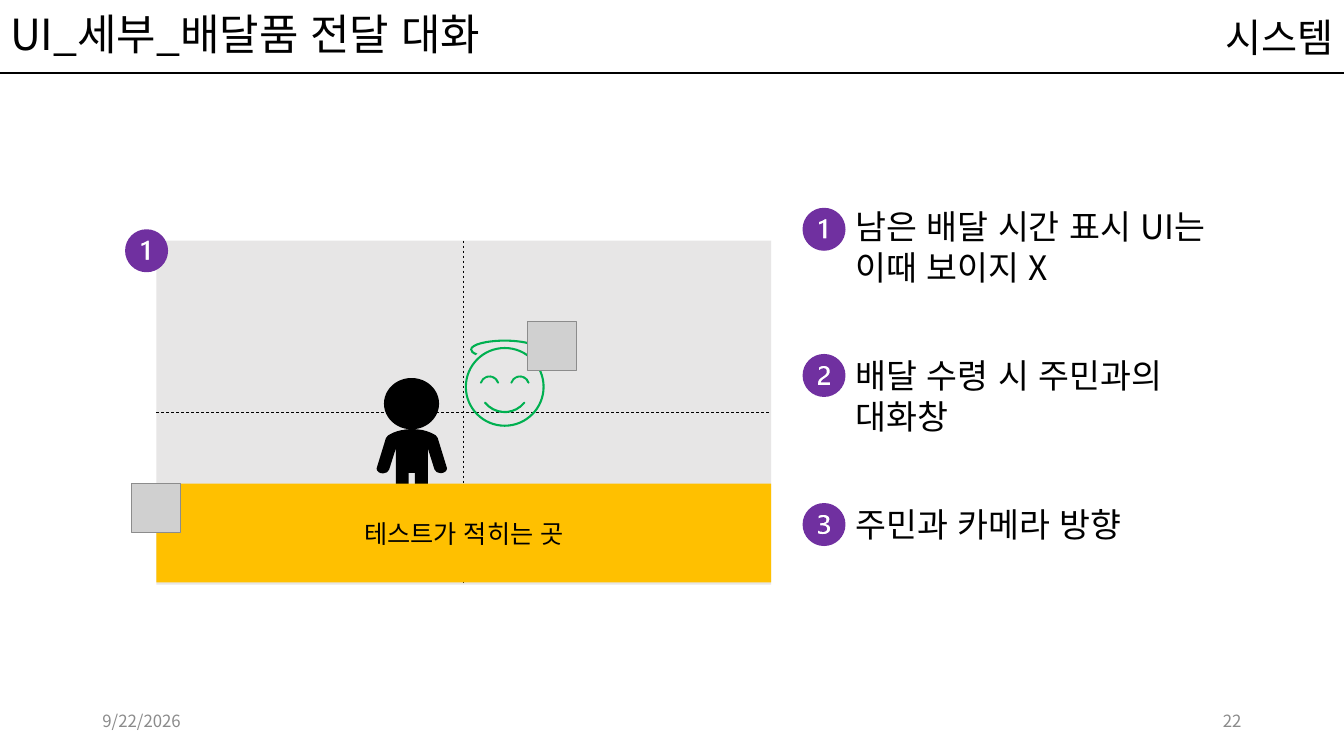
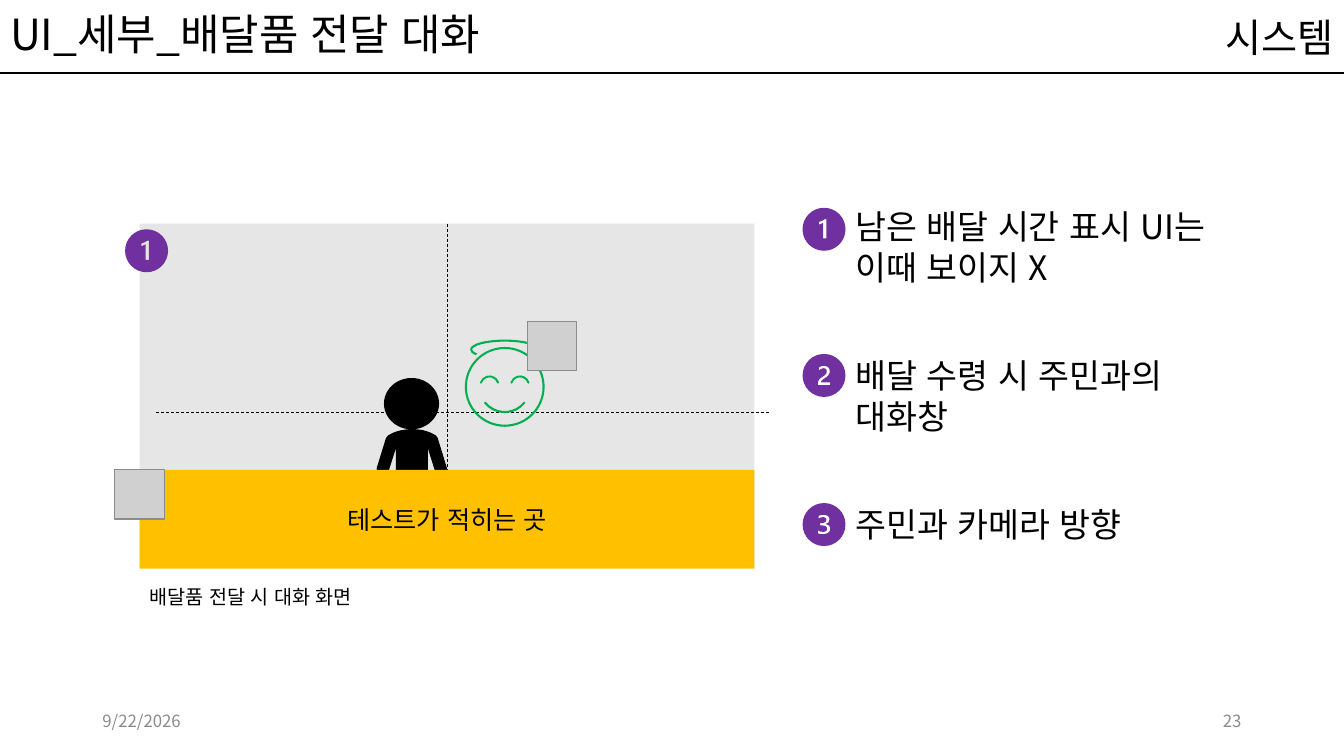
Before and after one commit to kwakyerin/2026_Graduation_Project, a slide deck: slide 23 of documents/HyunahKwon/design/designing/배트와 달트_기획서.pptx (slide 22 before the commit). Drawn at 1344x756 pixels with LibreOffice and Linux fonts; fonts in the diff are those of the drawing; grey boxes stand for pictures. Boxes give left, top, right and bottom in pixels: in the first picture for what was removed or moved away, otherwise in the second. Text is boxed around its words. In the diff, an @@ line names an element or a change of style, - is before the commit and + after.

```diff
--- a/documents/HyunahKwon/design/designing/배트와 달트_기획서.pptx
+++ b/documents/HyunahKwon/design/designing/배트와 달트_기획서.pptx
@@ 2 rectangles, 1 line, 1 picture moved together from (x1=132, y1=241, x2=771, y2=585) to (x1=115, y1=224, x2=754, y2=569) @@
@@ text added at (x1=149, y1=587, x2=352, y2=606), 14 pt, text #000000 @@
+배달품 전달 시 대화 화면
@@ page number at (x1=1223, y1=714, x2=1242, y2=727): text changed @@
-22
+23
```
Also in this commit, not shown: 10 other slides changed, 2 slides added, 1 slide removed.
